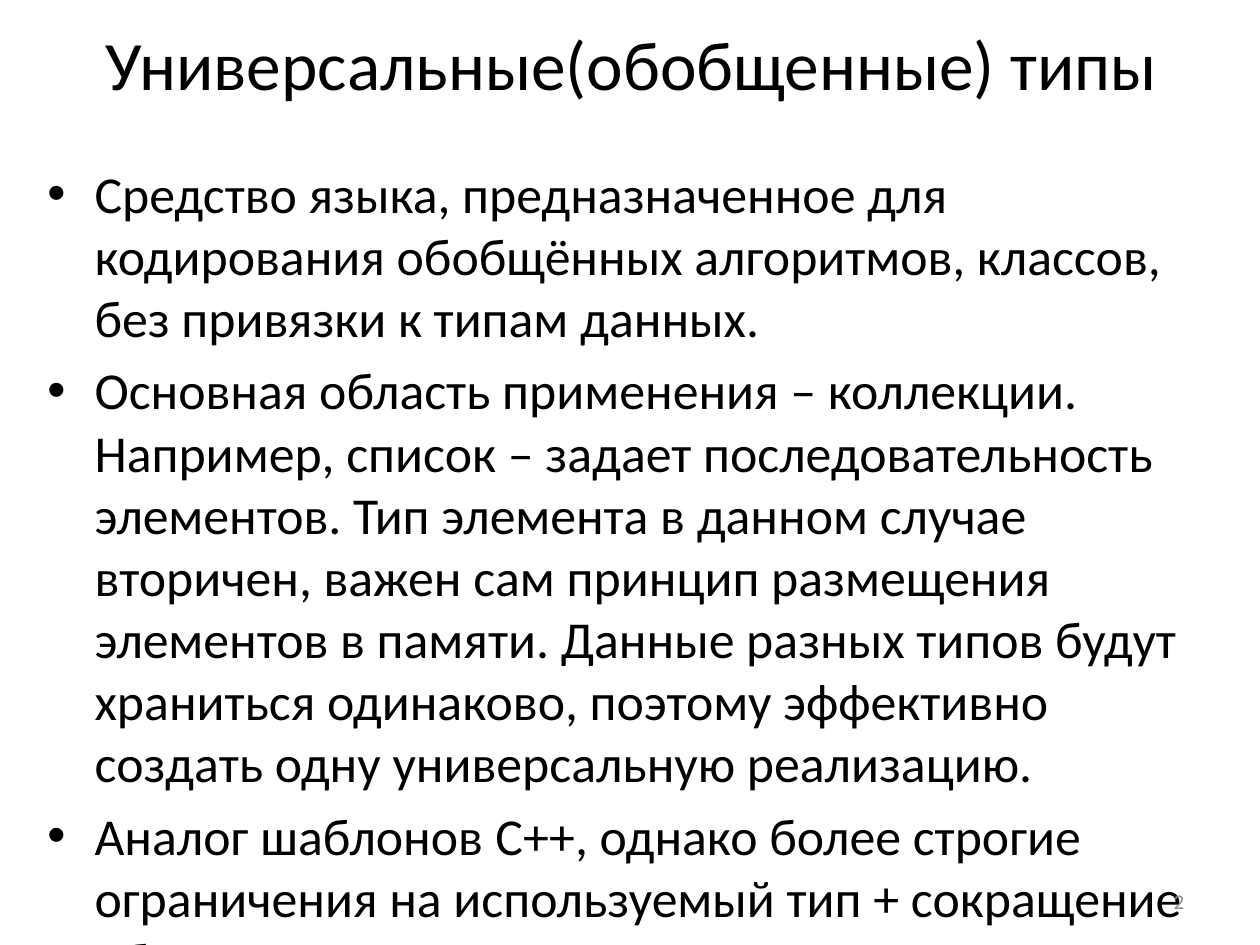
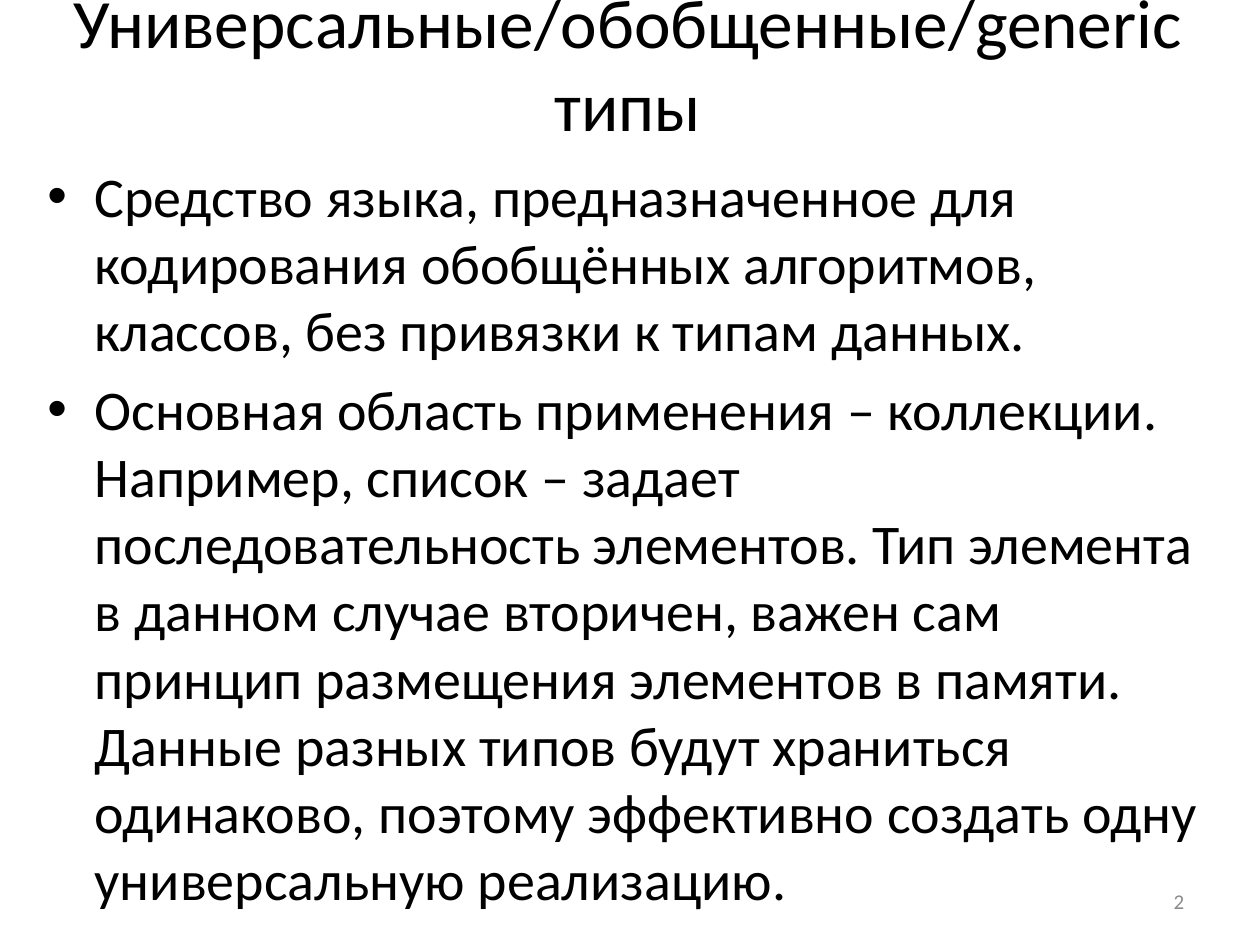
Before and after one commit to blockin90/lec_prog, a slide deck: slide 2 of Лекция 11 - универсальные типы, исключения.pptx. Drawn at 1260x945 pixels with LibreOffice and Linux fonts; fonts in the diff are those of the drawing. Boxes give left, top, right and bottom in pixels: in the first picture for what was removed or moved away, otherwise in the second. Text is boxed around its words. In the diff, an @@ line names an element or a change of style, - is before the commit and + after.

Commit message:
Дополнена информация в ЛР 11 по Generic классам

```diff
--- a/Лекция 11 - универсальные типы, исключения.pptx
+++ b/Лекция 11 - универсальные типы, исключения.pptx
@@ title at [73,0,1181,131]: text changed @@
-Универсальные(обобщенные) типы
+Универсальные/обобщенные/generic типы
@@ text "Средство языка, предназначенное для кодирования ..." at [95,180,1196,910]: size 29.6 to 32 pt @@
@@ text at [95,819,1182,926]: paragraphs removed @@
-• Аналог шаблонов C++, однако более строгие ограничения на используемый тип + сокращение объема компилируемого и исполняемого кода.
-• Параметром может быть любой тип.
```
Also in this commit, not shown: 1 other slide changed, 5 slides added.
